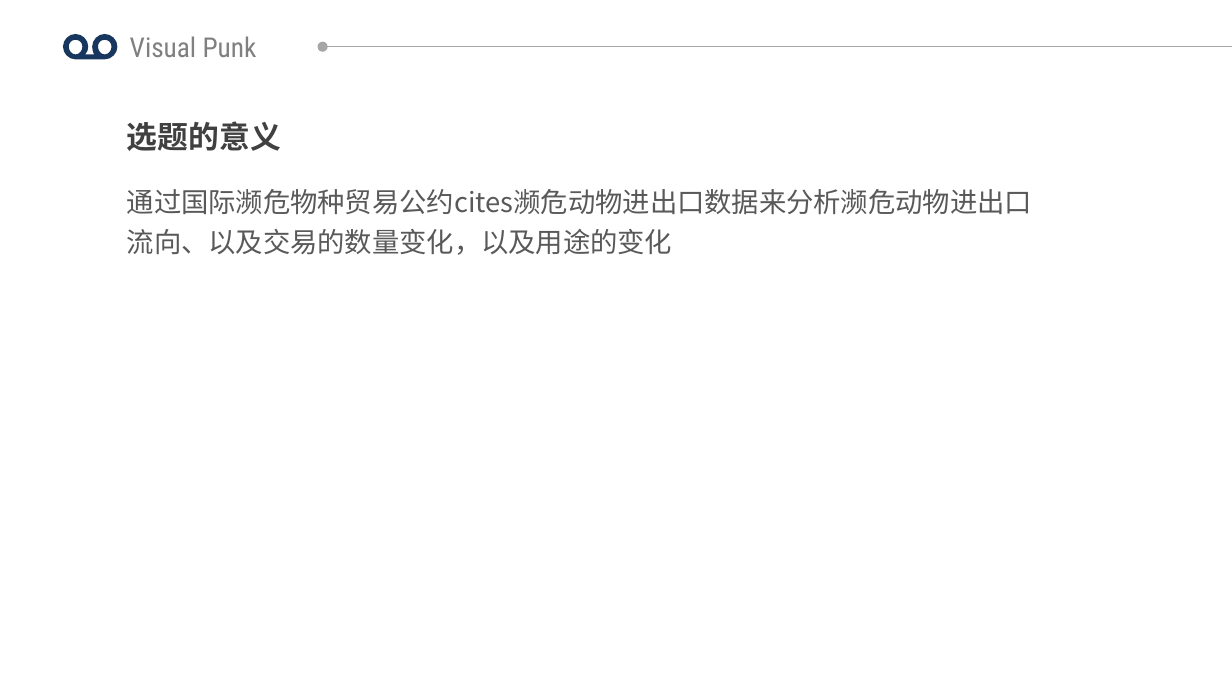
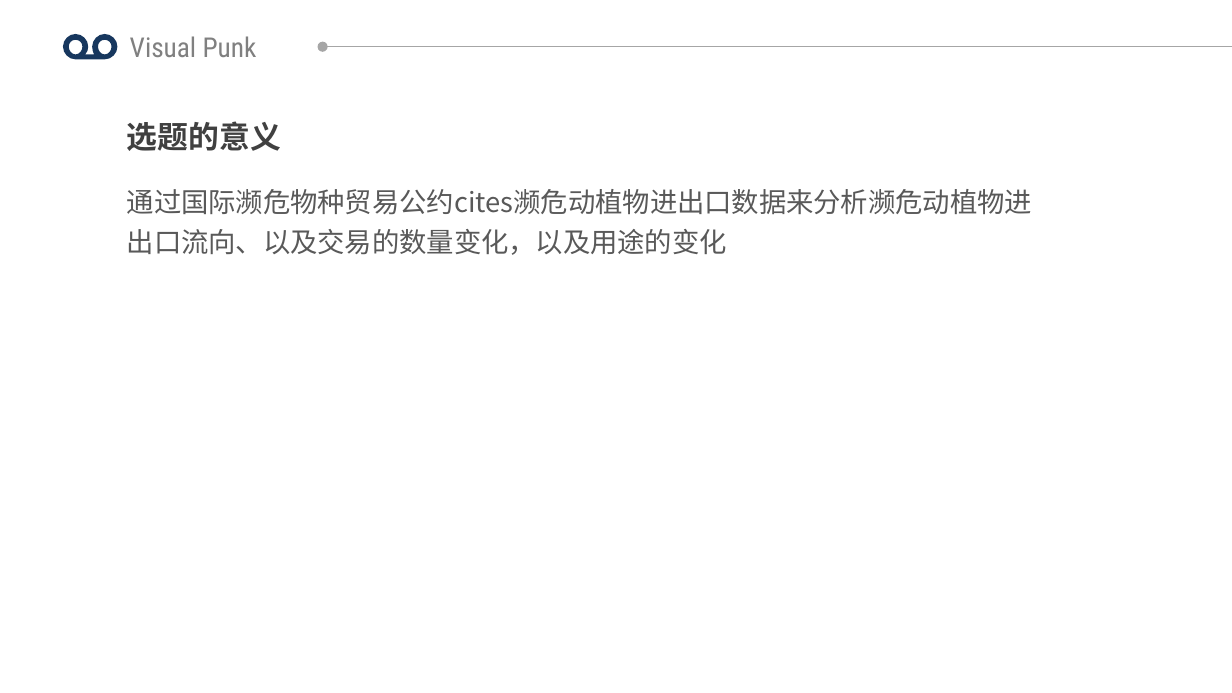
Before and after one commit to FontaineGuo/DataVisualization_LessonProject, a slide deck: slide 3 of Documents/最终文档/PPT/visualPunk-ppt.pptx. Drawn at 1232x693 pixels with LibreOffice and Linux fonts; fonts in the diff are those of the drawing. Boxes give left, top, right and bottom in pixels: in the first picture for what was removed or moved away, otherwise in the second. Text is boxed around its words. In the diff, an @@ line names an element or a change of style, - is before the commit and + after.

Commit message:
修改ppt说明

```diff
--- a/Documents/最终文档/PPT/visualPunk-ppt.pptx
+++ b/Documents/最终文档/PPT/visualPunk-ppt.pptx
@@ text at (127, 189, 1032, 255): text changed @@
-通过国际濒危物种贸易公约cites濒危动物进出口数据来分析濒危动物进出口流向、以及交易的数量变化，以及用途的变化
+通过国际濒危物种贸易公约cites濒危动植物进出口数据来分析濒危动植物进出口流向、以及交易的数量变化，以及用途的变化
```
